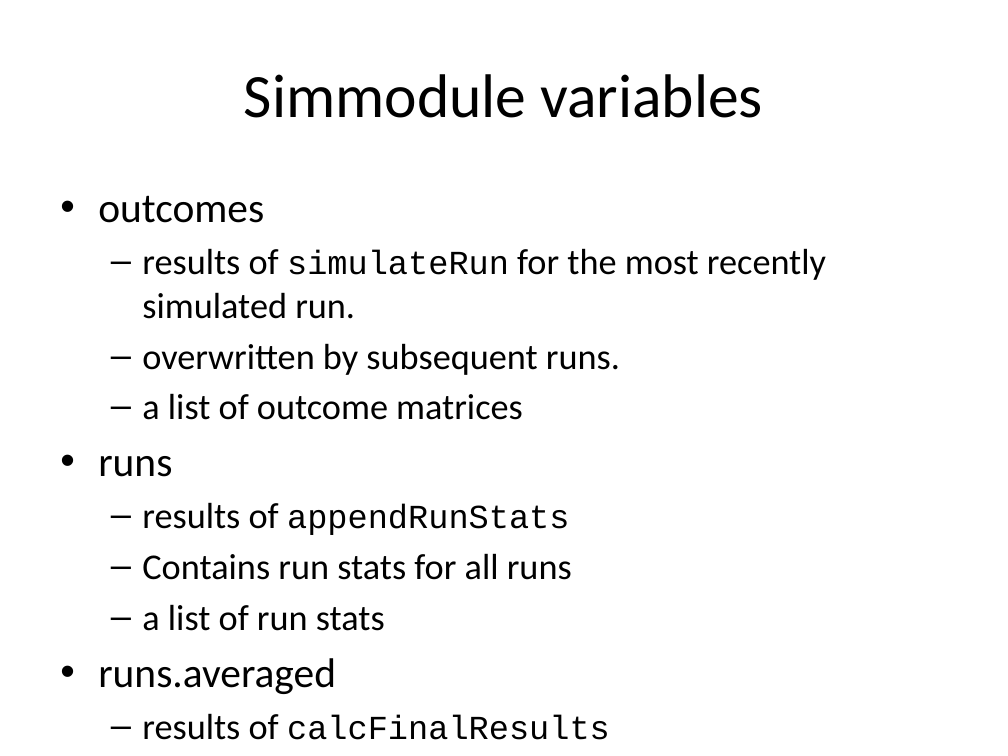
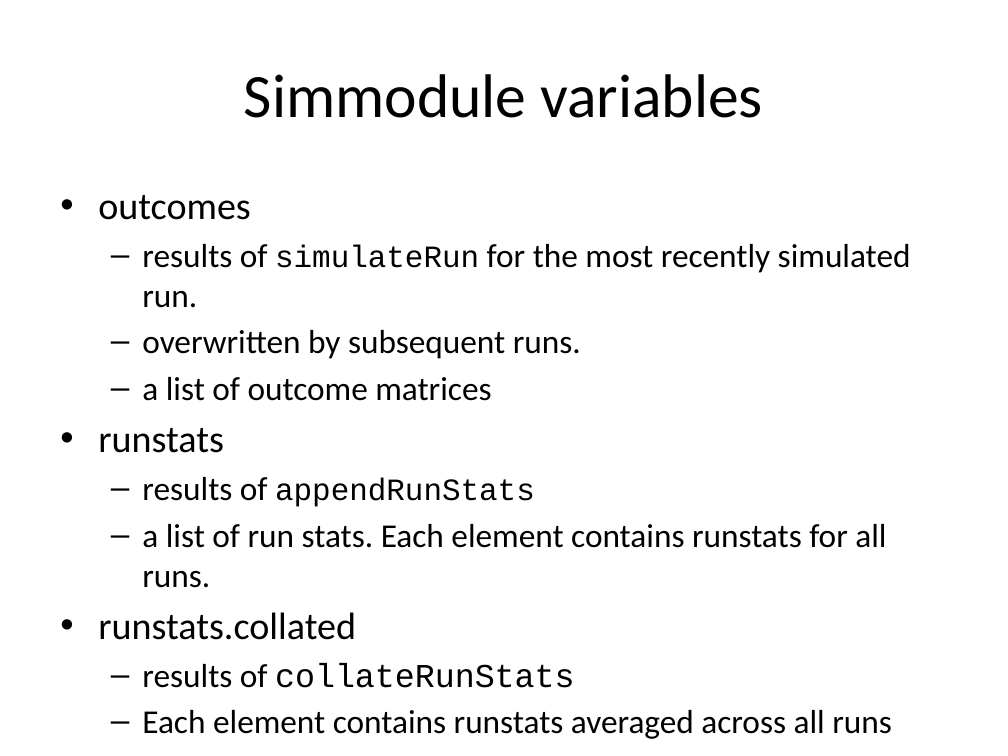
Before and after one commit to compassresearchcentre/simario, a slide deck: slide 14 of src/docs/Simar overview.pptx. Drawn at 1008x756 pixels with LibreOffice and Linux fonts; fonts in the diff are those of the drawing. Boxes give left, top, right and bottom in pixels: in the first picture for what was removed or moved away, otherwise in the second. Text is boxed around its words. In the diff, an @@ line names an element or a change of style, - is before the commit and + after.

Commit message:
renamed runs -> runstats
renamed runs -> runstats, runs.averaged ->
runstats.collated, calcFinalResult -> collateRunStats

```diff
--- a/src/docs/Simar overview.pptx
+++ b/src/docs/Simar overview.pptx
@@ text at [98,195,911,507]: size 29.6 to 27.2 pt in "outcomes"; size 25.9 to 23.8 pt in "results of for the most recently simulated ...", "overwritten by subsequent runs.", "a list of outcome matrices", "results of"; size 24.1 to 22.1 pt in "simulateRun", "appendRunStats" @@
@@ text at [98,428,224,453]: text changed; size 29.6 to 27.2 pt @@
-• runs
+• runstats
@@ text at [98,524,892,739]: text changed; size 25.9 to 23.8 pt @@
-  – Contains run stats for all runs
-  – a list of run stats
-• runs.averaged
-  – results of calcFinalResults
+  – a list of run stats. Each element contains runstats for all runs.
+• runstats.collated
+  – results of collateRunStats
+  – Each element contains runstats averaged across all runs
```
Also in this commit, not shown: 5 other slides changed, 11 other files.
